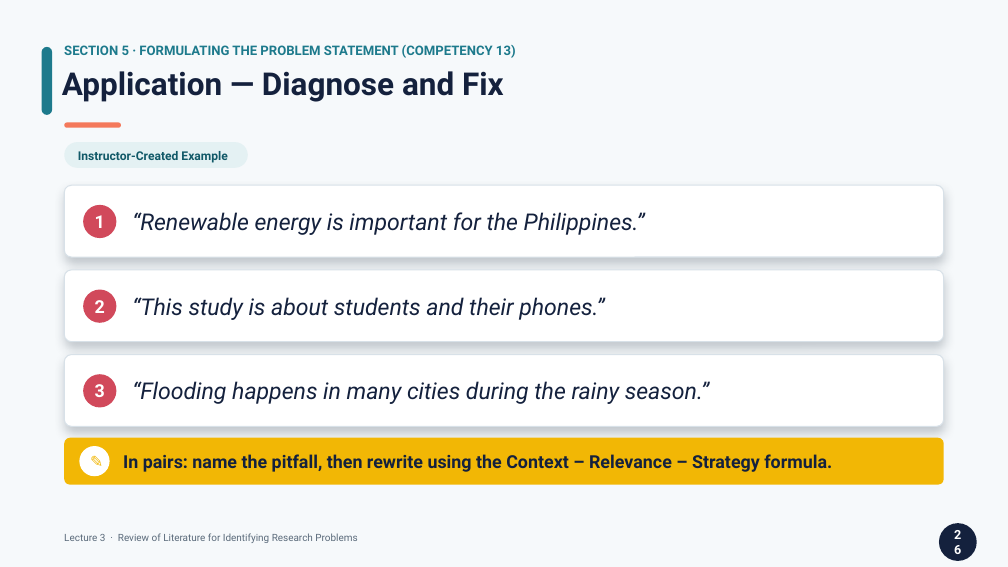
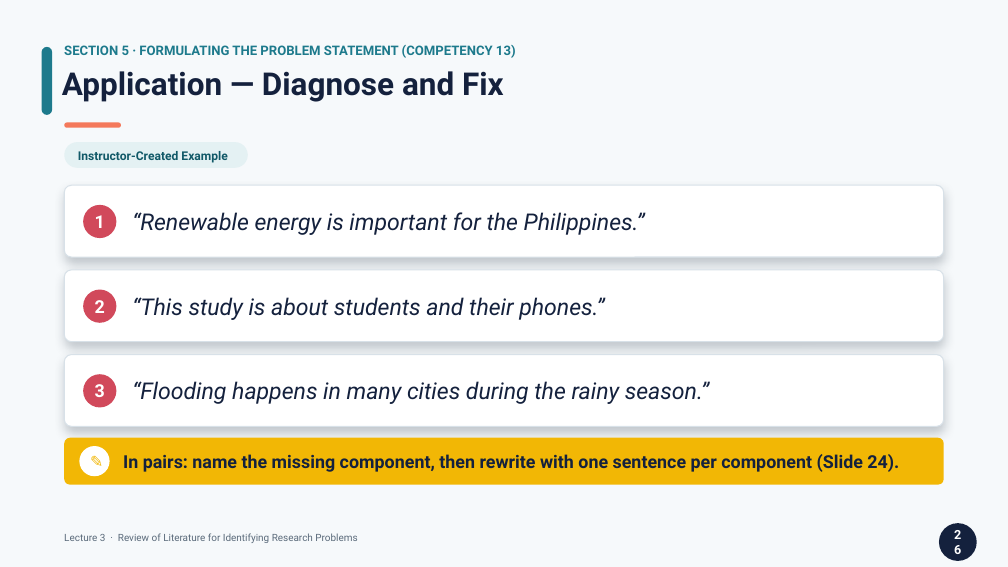
Before and after one commit to lestojas/physics, a slide deck: slide 26 of Lecture3-Review-of-Literature.pptx. Drawn at 1008x567 pixels with LibreOffice and Linux fonts; fonts in the diff are those of the drawing. Boxes give left, top, right and bottom in pixels: in the first picture for what was removed or moved away, otherwise in the second. Text is boxed around its words. In the diff, an @@ line names an element or a change of style, - is before the commit and + after.

```diff
--- a/Lecture3-Review-of-Literature.pptx
+++ b/Lecture3-Review-of-Literature.pptx
@@ text at (x1=123, y1=454, x2=899, y2=472): text changed @@
-In pairs: name the pitfall, then rewrite using the Context – Relevance – Strategy formula.
+In pairs: name the missing component, then rewrite with one sentence per component (Slide 24).
```
Also in this commit, not shown: 3 other slides changed, 1 other file.
